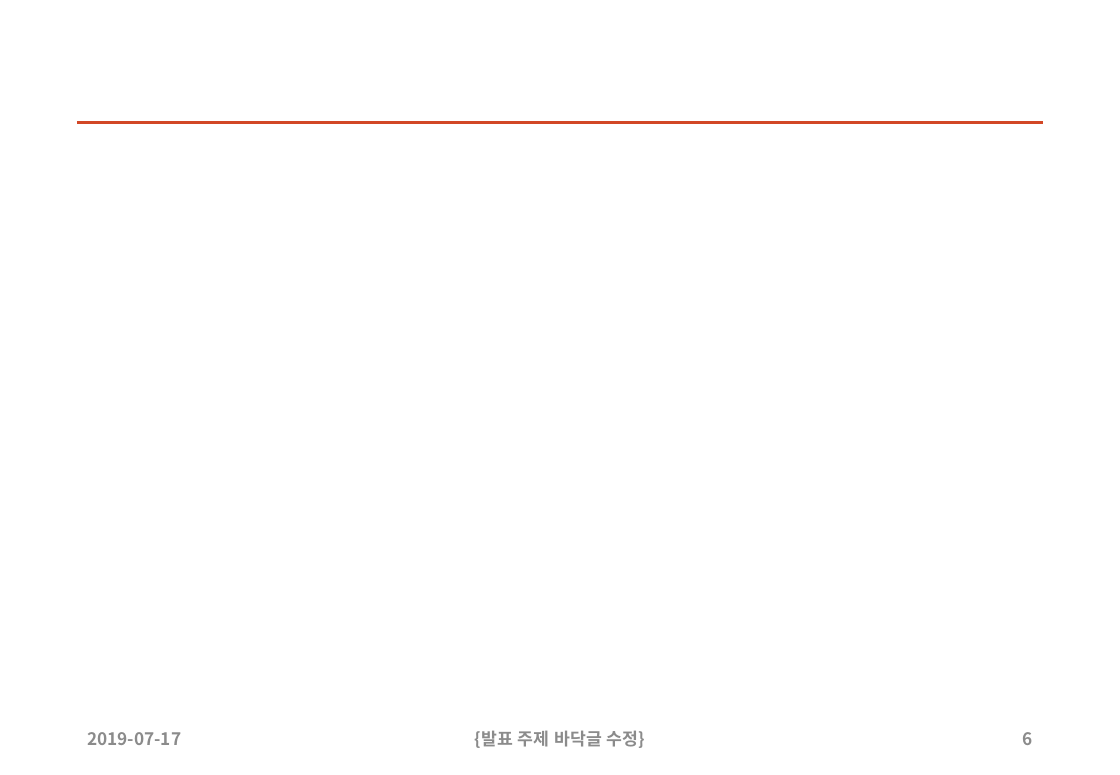
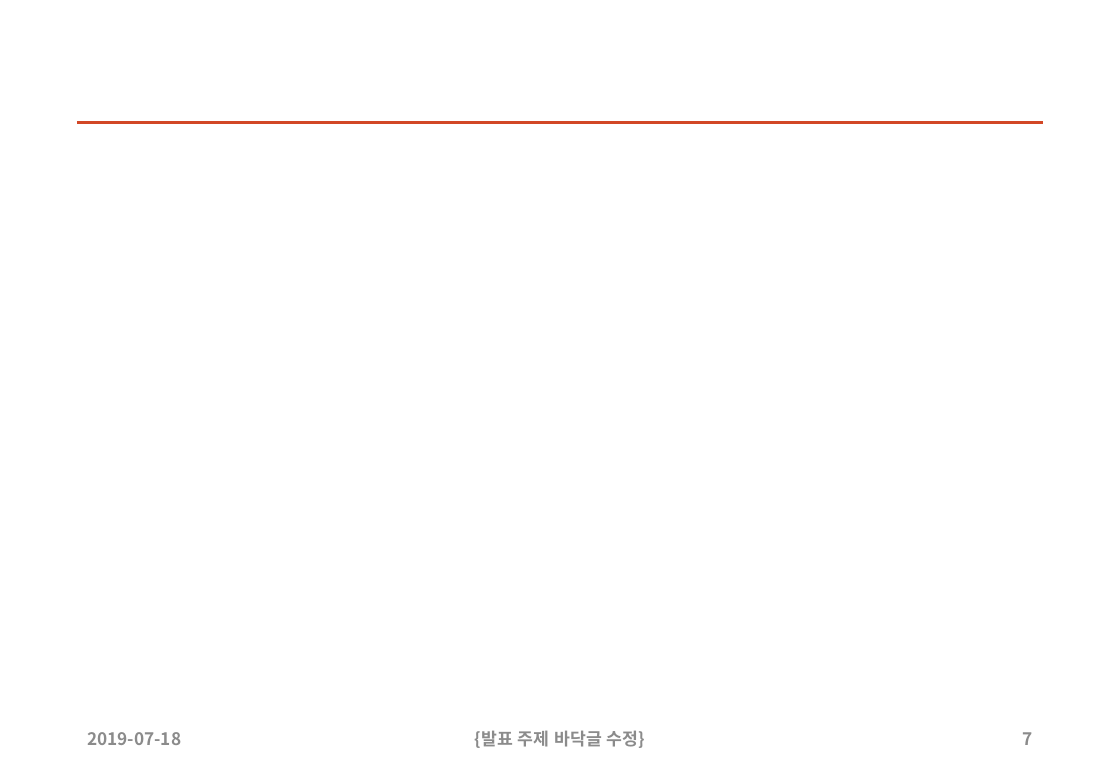
Before and after one commit to sunabove/drone_mentoring, a slide deck: slide 7 of 200 참고 자료/300 안양창조산업센터 홍보 자료.pptx (slide 6 before the commit). Drawn at 1120x775 pixels with LibreOffice and Linux fonts; fonts in the diff are those of the drawing. Boxes give left, top, right and bottom in pixels: in the first picture for what was removed or moved away, otherwise in the second. Text is boxed around its words. In the diff, an @@ line names an element or a change of style, - is before the commit and + after.

```diff
--- a/200 참고 자료/300 안양창조산업센터 홍보 자료.pptx
+++ b/200 참고 자료/300 안양창조산업센터 홍보 자료.pptx
@@ text at (87, 732, 181, 745): text changed @@
-2019-07-17
+2019-07-18
@@ page number at (1022, 732, 1032, 745): text changed @@
-6
+7
```
Also in this commit, not shown: 6 other slides changed, 1 slide added.
